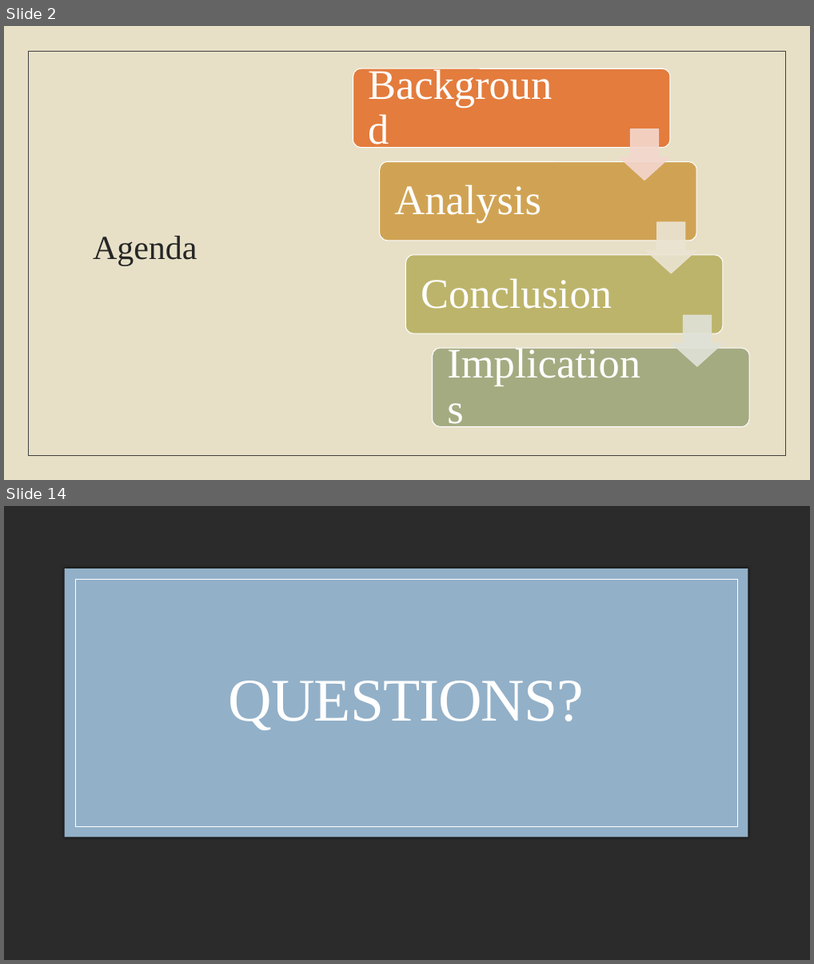
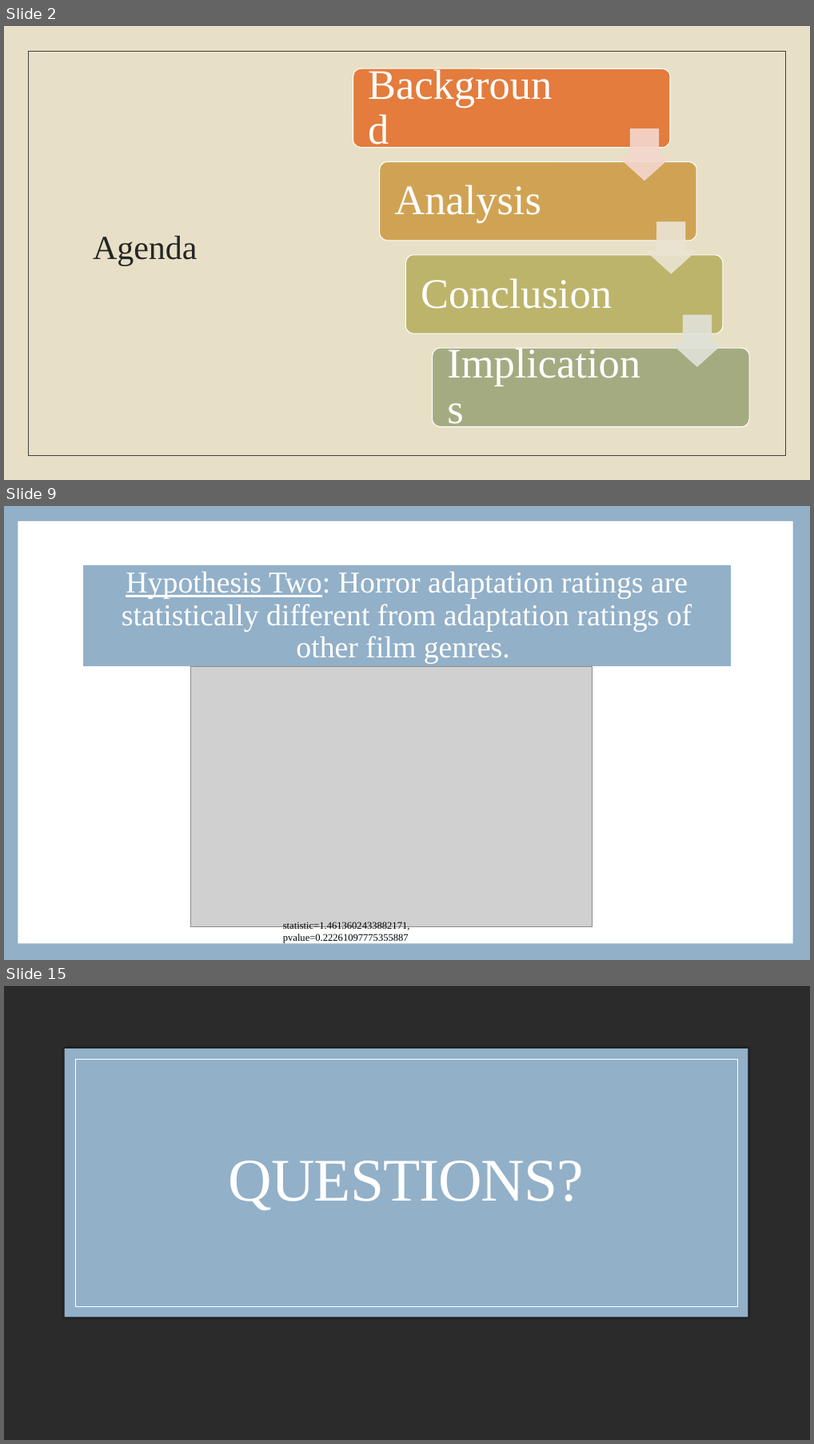
Before and after one commit to laurenemilyto/film_adapatation_success, a slide deck: Steg_pres.pptx. Shown one above the other, each under a label of ours: slides 2 and 14 before the commit, slides 2, 9 and 15 after it; the slides between them are not shown. The pictures are 814x964 and 814x1444 pixels, drawn with LibreOffice and Linux fonts; fonts in the diff are those of the drawing; grey boxes stand for pictures; background and template pictures are left out; a plain dark background stands for a picture behind light text. Boxes give left, top, right and bottom in pixels: in the first picture for what was removed or moved away, otherwise in the second. Text is boxed around its words. In the diff, an @@ line names an element or a change of style, - is before the commit and + after.

```diff
--- a/Steg_pres.pptx
+++ b/Steg_pres.pptx
@@ slide 9 added at (4,506,810,960), background #FFFFFF @@
@@ rectangle added at (4,506,810,960), fill #92B0C8 @@
@@ rectangle added at (18,521,794,944), fill #FFFFFF @@
@@ title added at (83,565,731,666), fill #92B0C8, 36 pt, text #FFFFFF @@
+Hypothesis Two: Horror adaptation ratings are statistically different from adaptation ratings of other film genres.
@@ picture added at (190,667,593,927) @@
@@ text added at (283,921,410,944), 12 pt, text #000000 @@
+statistic=1.4613602433882171, pvalue=0.22261097775355887
@@ what was slide 14 is now slide 15 @@
```
Also in this commit, not shown: 6 slides changed, 6 other slides added, 6 slides removed, 1 other file.
